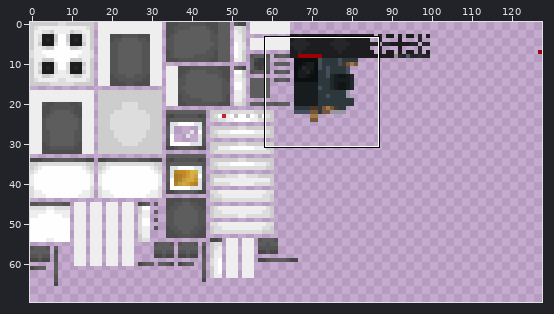
Two states of a sprite sheet, RP/textures/blocks/kitchen_furniture_textures/kitchen_stove_block_textures/kitchen_stove_on.png. The picture above shows the old version from afar; the outline marks the close-up.
Close-up. The starting point:
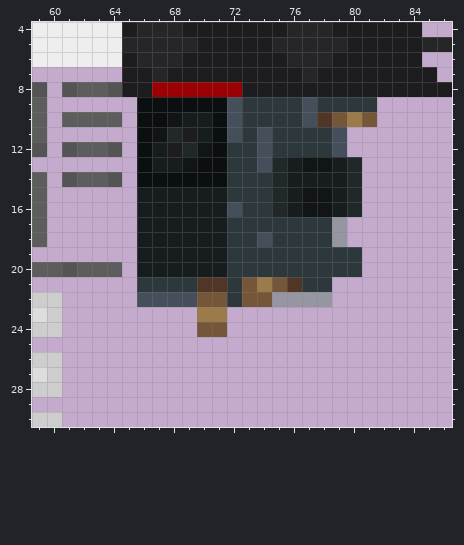
The file is 128x128 pixels. Colours within 5 levels of each other are drawn and written as one. Shown: x 59..86, y 4..30. The wide view leaves out empty margins.
New version:
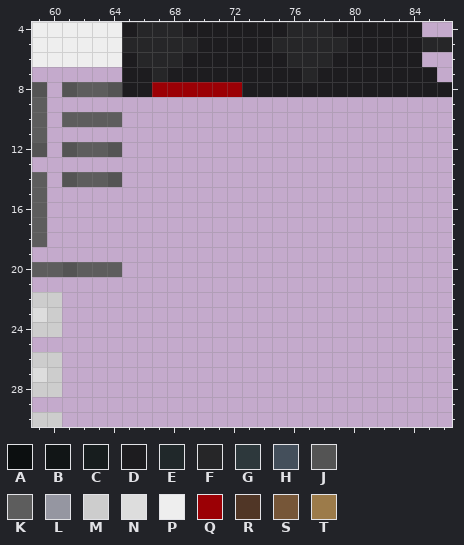
Palette (. is transparent): A #0c0f10  B #111516  C #171d1e  D #1d1c1f  E #20282a  F #262628  G #2d383c  H #444f5b  J #545454  K #5d5d5d  L #9596a1  M #cdcdcd  N #dddddd  P #eeeeee  Q #9b0005  R #503626  S #765638  T #9c7b4a
What changed:
@@ x 59..86 @@
  8 J.JKKJDDQQQQQQDDDDDDDDDDDDDD
- 9 K......AAAAAAHGGGGHGGGG.....
-10 K.KKKK.AABCCAHGGGGHRSTS.....
-11 K......ABEDCAHGHGGGGH.......
-12 J.JKKJ.ACDEBAGGHGGGGH.......
-13 .......ACCBAAGGHECBBCE......
-14 K.JKKJ.AAAAAAGGGECCCCE......
-15 K......CCCCCCGGGECBBCE......
-16 K......CCCCCCHGGECBBCE......
-17 K......CCCCCCGGGGGGGL.......
-18 K......CCCCCCGGHGGGGL.......
-19 .......CCCCCCGGGGGGGGG......
-20 KKJKKK.CCCCCCGGGGGGGGG......
-21 .......GGGGRRGSTSRGG........
-22 MM.....HHHHSSGSSLLLL........
-23 NM.........TT...............
-24 MM.........SS...............
+ 9 K...........................
+10 K.KKKK......................
+11 K...........................
+12 J.JKKJ......................
+13 ............................
+14 K.JKKJ......................
+15 K...........................
+16 K...........................
+17 K...........................
+18 K...........................
+19 ............................
+20 KKJKKK......................
+21 ............................
+22 MM..........................
+23 NM..........................
+24 MM..........................
 25 ............................
Boxes around the changes in both close-ups, in picture pixels (x1, y1, x2, y2):
erased: (137, 97, 377, 337)
